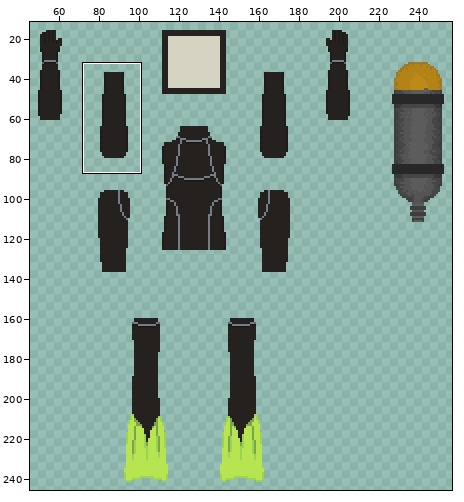
Sprite sheet, stored at Assets/Art/Player/PlayerSkin.png. The first picture is a wide view before the edit; the outline marks the close-up.
Close-up. First the earlier version:
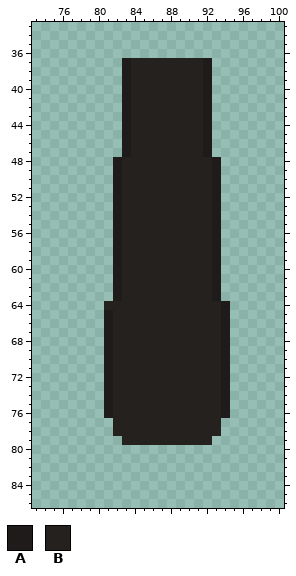
The file is 300x250 pixels. Colours within 5 levels of each other are drawn and written as one. Shown: x 73..100, y 33..86. The wide view leaves out empty margins. The commit also changed other parts of the picture, which this record leaves out.
Palette (. is transparent): A #1f1b1a  B #25211f
Pixels before, first column x 81:
37 ..ABBBBBBBBA..
38 ..ABBBBBBBBA..
39 ..ABBBBBBBBA..
40 ..ABBBBBBBBA..
41 ..ABBBBBBBBA..
42 ..ABBBBBBBBA..
43 ..ABBBBBBBBA..
44 ..ABBBBBBBBA..
45 ..ABBBBBBBBA..
46 ..ABBBBBBBBA..
47 ..ABBBBBBBBA..
48 .ABBBBBBBBBBA.
49 .ABBBBBBBBBBA.
50 .ABBBBBBBBBBA.
51 .ABBBBBBBBBBA.
52 .ABBBBBBBBBBA.
53 .ABBBBBBBBBBA.
54 .ABBBBBBBBBBA.
55 .ABBBBBBBBBBA.
56 .ABBBBBBBBBBA.
57 .ABBBBBBBBBBA.
58 .ABBBBBBBBBBA.
59 .ABBBBBBBBBBA.
60 .ABBBBBBBBBBA.
61 .ABBBBBBBBBBA.
62 .ABBBBBBBBBBA.
63 .ABBBBBBBBBBA.
64 BBBBBBBBBBBBBA
65 ABBBBBBBBBBBBA
66 ABBBBBBBBBBBBA
67 ABBBBBBBBBBBBA
68 ABBBBBBBBBBBBA
69 ABBBBBBBBBBBBA
70 ABBBBBBBBBBBBA
71 ABBBBBBBBBBBBA
72 ABBBBBBBBBBBBA
73 ABBBBBBBBBBBBA
74 ABBBBBBBBBBBBA
75 ABBBBBBBBBBBBA
76 ABBBBBBBBBBBBA
77 .BBBBBBBBBBBB.
78 .BBBBBBBBBBBB.
79 ..BBBBBBBBBB..
After the commit:
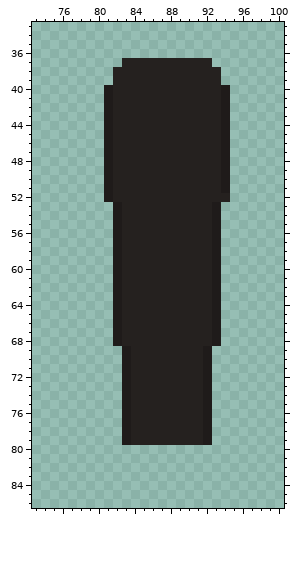
Changes in this commit:
y 37: x 83 A -> B; x 92 A -> B
y 38..39: x 82..83 .A -> BB; x 92..93 A. -> BB
y 40..47: x 81..83 ..A -> ABB; x 92..94 A.. -> BBA
y 48..51: x 81..82 .A -> AB; x 93..94 A. -> BA
y 52: x 81..82 .A -> AB; x 93..94 A. -> BB
y 64: x 81..82 BB -> .A; x 93..94 BA -> A.
y 65..68: x 81..82 AB -> .A; x 93..94 BA -> A.
y 69..76: x 81..83 ABB -> ..A; x 92..94 BBA -> A..
y 77..78: x 82..83 BB -> .A; x 92..93 BB -> A.
y 79: x 83 B -> A; x 92 B -> A
Boxes around the changes in both close-ups, in picture pixels (x1, y1, x2, y2):
changed: (104, 58, 131, 202)
changed: (203, 58, 230, 202)
changed: (104, 301, 131, 445)
changed: (203, 301, 230, 445)
